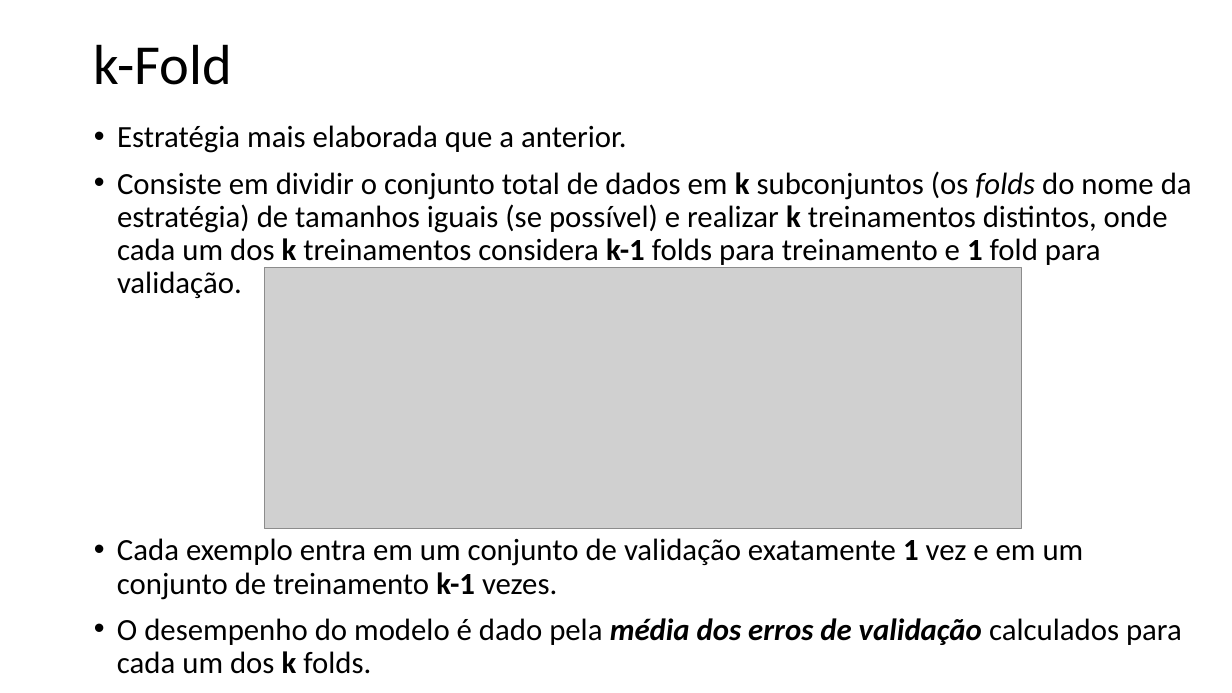
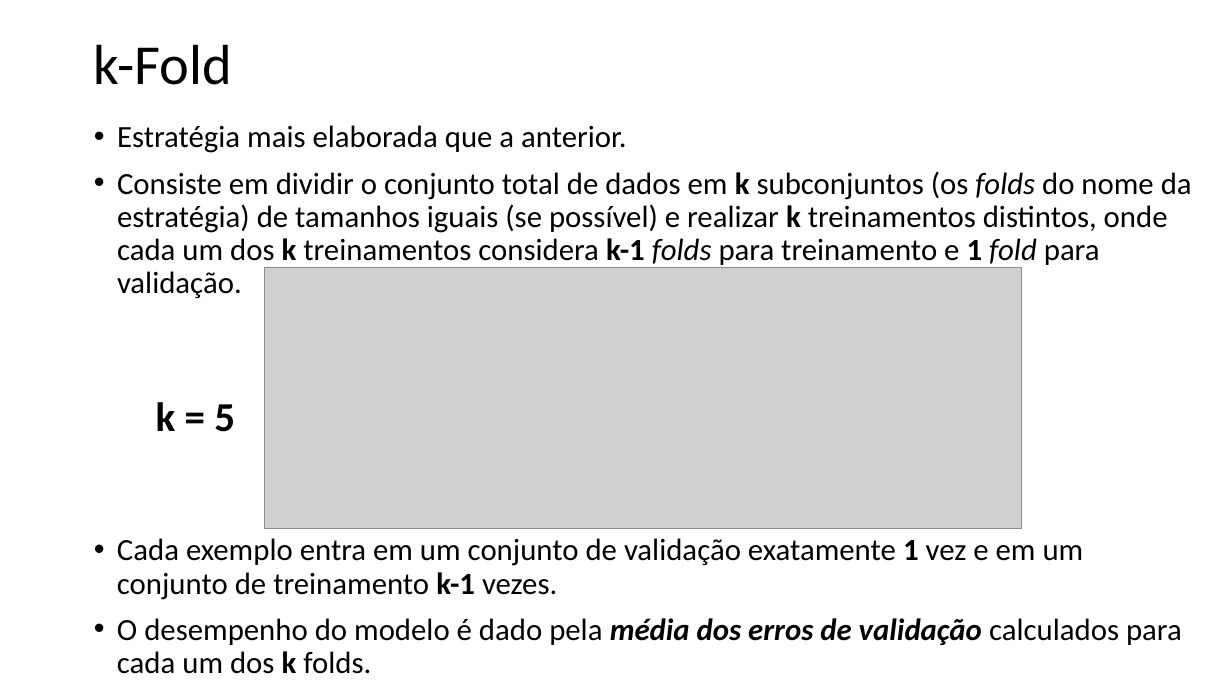
Before and after one commit to zz4fap/t319_aprendizado_de_maquina, a slide deck: slide 6 of slides/T319_Regressão_Linear (Parte V).pptx. Drawn at 1232x693 pixels with LibreOffice and Linux fonts; fonts in the diff are those of the drawing; grey boxes stand for pictures. Boxes give left, top, right and bottom in pixels: in the first picture for what was removed or moved away, otherwise in the second. Text is boxed around its words. In the diff, an @@ line names an element or a change of style, - is before the commit and + after.

```diff
--- a/slides/T319_Regressão_Linear (Parte V).pptx
+++ b/slides/T319_Regressão_Linear (Parte V).pptx
@@ text at [117, 171, 1192, 298]: italic on in "folds fold" @@
@@ text added at [156, 402, 235, 432], 32 pt, text #000000, bold @@
+k = 5
```
Also in this commit, not shown: 9 other slides changed, 7 other files.
